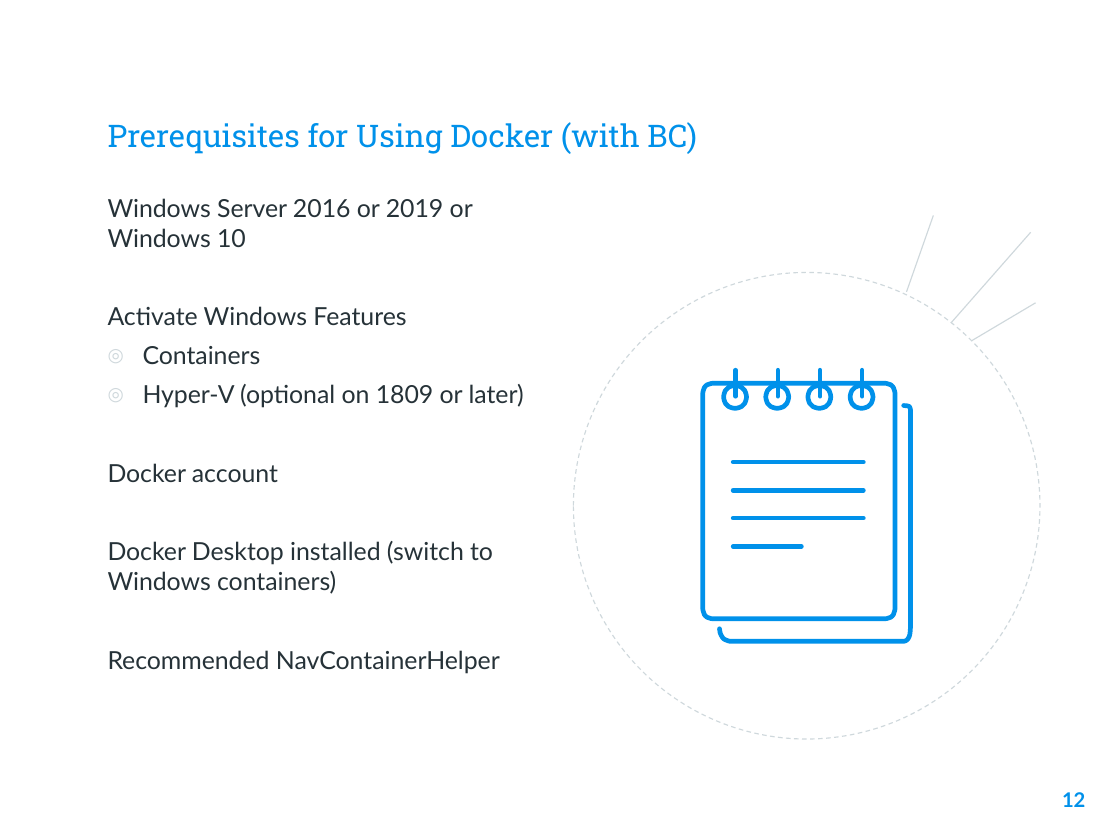
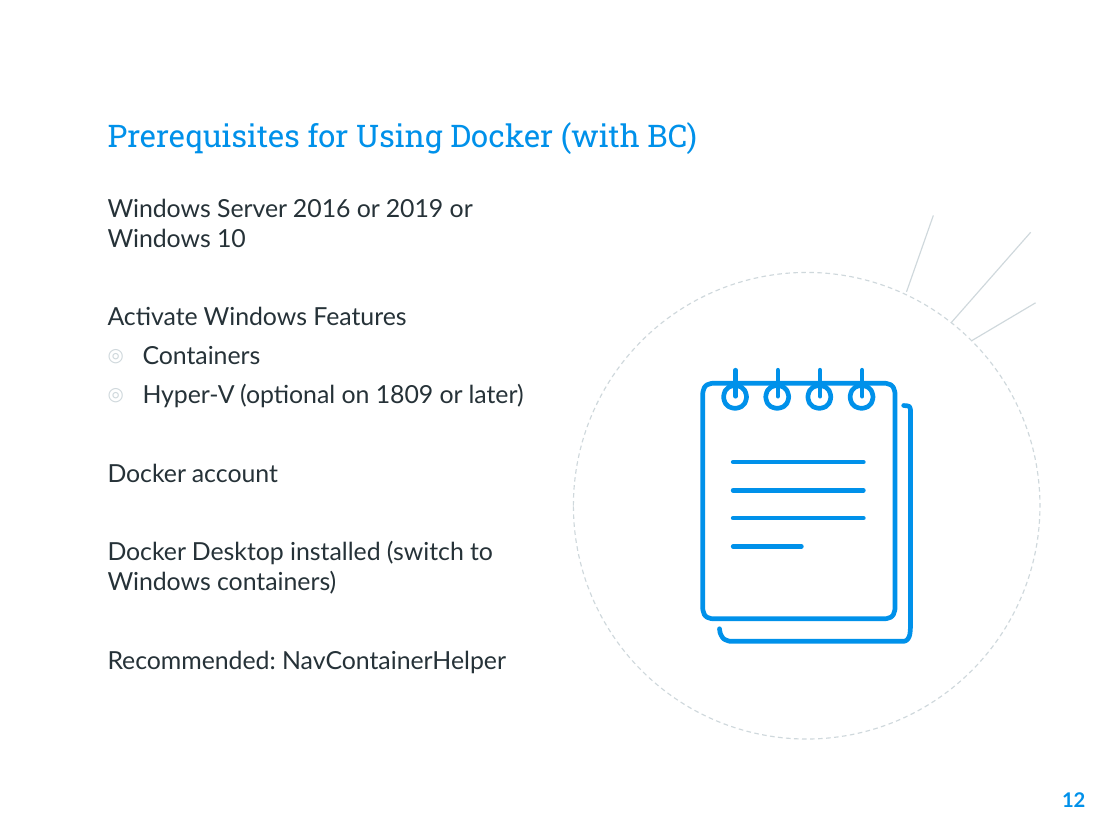
Before and after one commit to thomas-tarp/BConDockerMasterClass, a slide deck: slide 12 of Business Central on a Docker Image.pptx. Drawn at 1120x840 pixels with LibreOffice and Linux fonts; fonts in the diff are those of the drawing; background and template pictures are left out. Boxes give left, top, right and bottom in pixels: in the first picture for what was removed or moved away, otherwise in the second. Text is boxed around its words. In the diff, an @@ line names an element or a change of style, - is before the commit and + after.

Commit message:
Presentation updates

```diff
--- a/Business Central on a Docker Image.pptx
+++ b/Business Central on a Docker Image.pptx
@@ text at (108, 650, 506, 673): text changed @@
-Recommended NavContainerHelper
+Recommended: NavContainerHelper
```
Also in this commit, not shown: 1 other slide changed.
